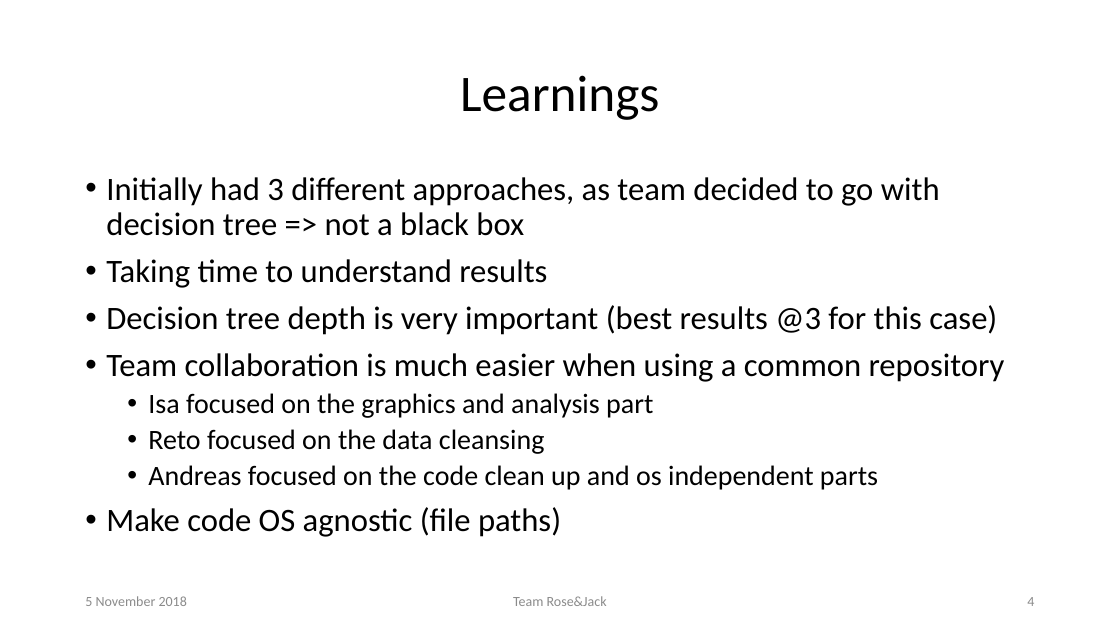
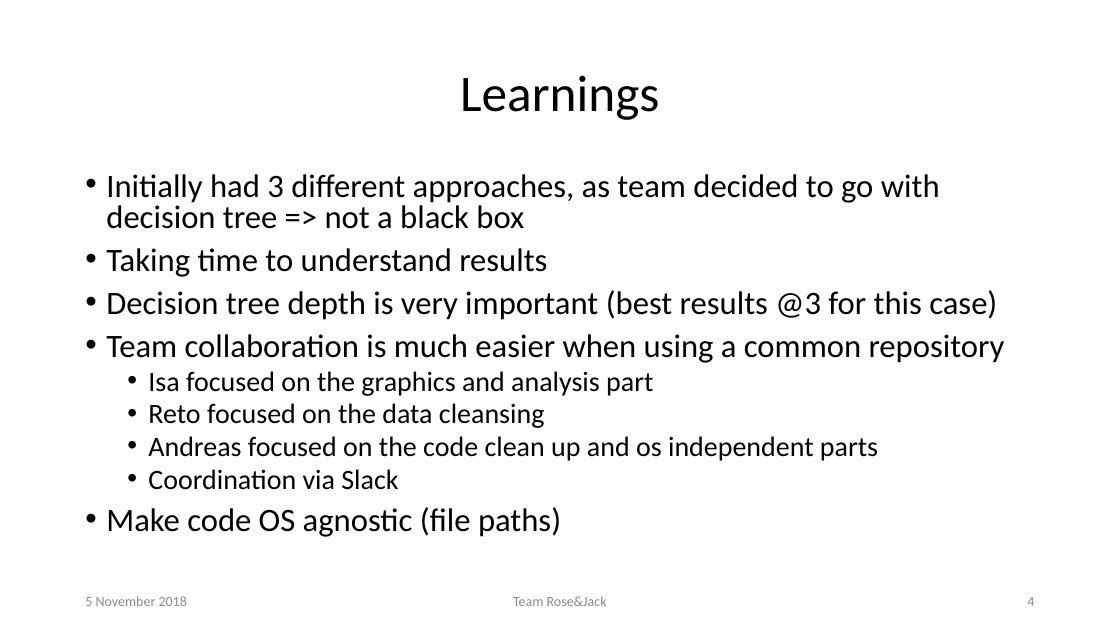
Before and after one commit to nojetlag/CASINFE2018, a slide deck: slide 4 of Titanic/presentation/CASINFE2018 Presentation Team Rose and Jack.pptx. Drawn at 1120x630 pixels with LibreOffice and Linux fonts; fonts in the diff are those of the drawing. Boxes give left, top, right and bottom in pixels: in the first picture for what was removed or moved away, otherwise in the second. Text is boxed around its words. In the diff, an @@ line names an element or a change of style, - is before the commit and + after.

Commit message:
added slack on learnings

```diff
--- a/Titanic/presentation/CASINFE2018 Presentation Team Rose and Jack.pptx
+++ b/Titanic/presentation/CASINFE2018 Presentation Team Rose and Jack.pptx
@@ text at (106, 174, 1005, 537): line spacing 0.9 to 0.8 @@
@@ text at (148, 469, 398, 490): paragraph added @@
+  • Coordination via Slack
```
